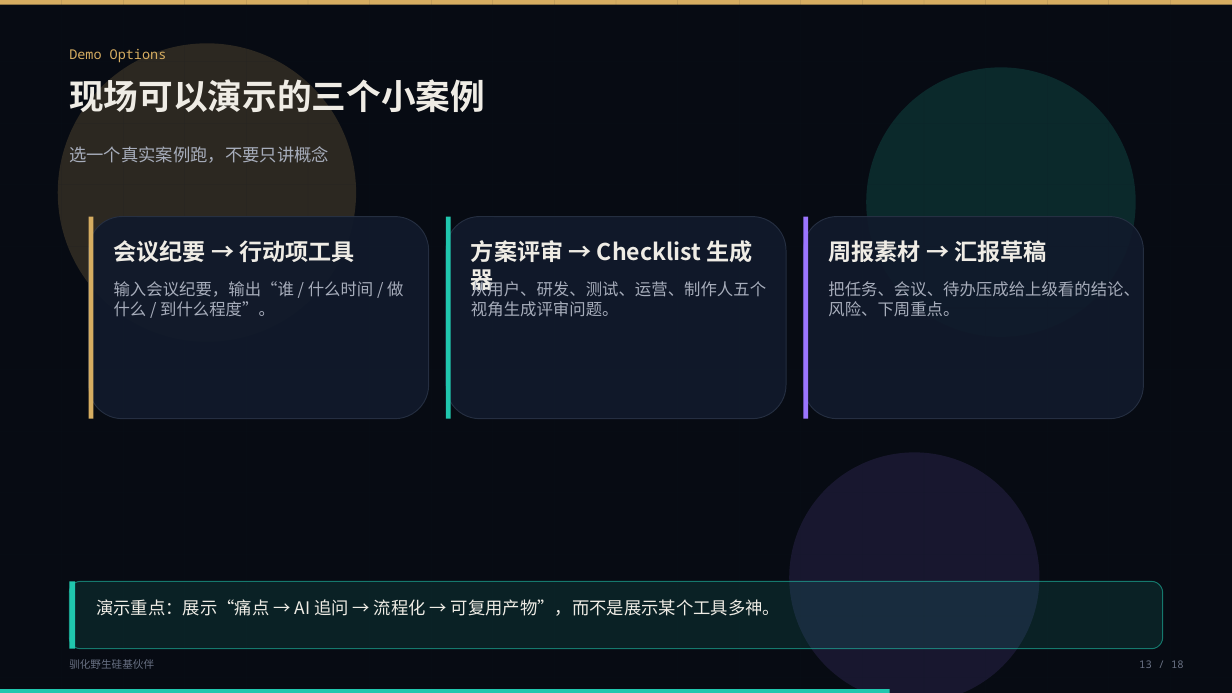
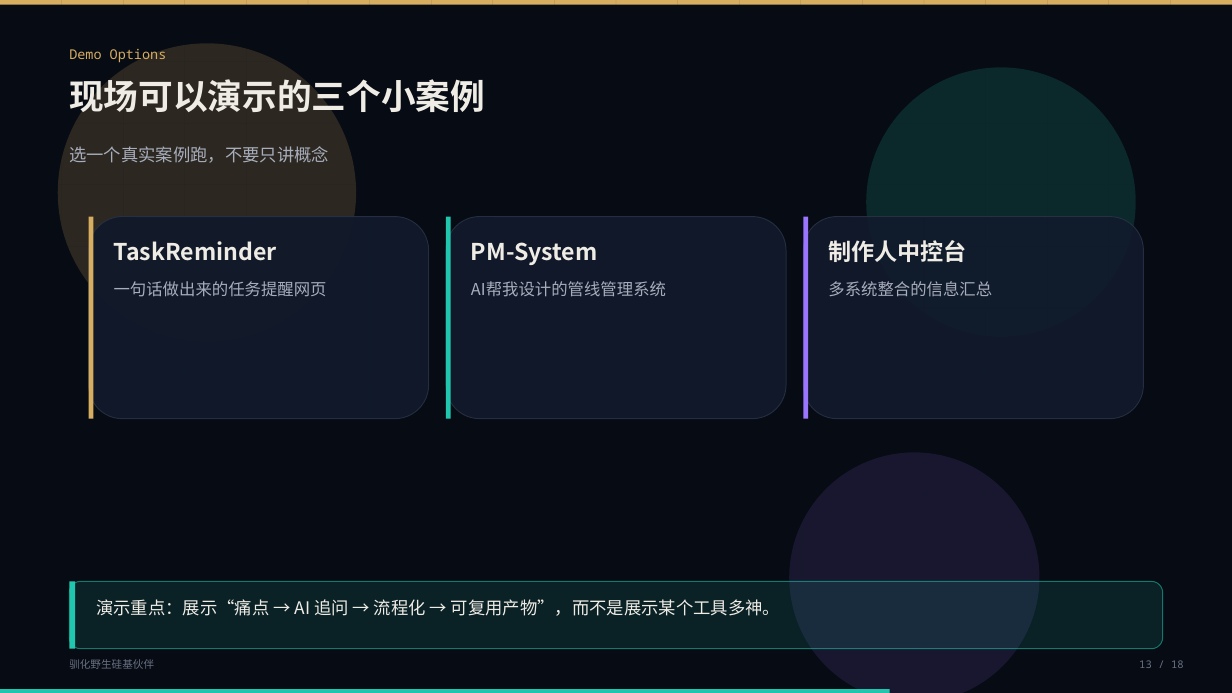
Before and after one commit to SunGrissy/Hermes, a slide deck: slide 21 of 会议材料/驯化野生硅基伙伴_渐进披露版.pptx (slide 13 before the commit). Drawn at 1232x693 pixels with LibreOffice and Linux fonts; fonts in the diff are those of the drawing. Boxes give left, top, right and bottom in pixels: in the first picture for what was removed or moved away, otherwise in the second. Text is boxed around its words. In the diff, an @@ line names an element or a change of style, - is before the commit and + after.

```diff
--- a/会议材料/驯化野生硅基伙伴_渐进披露版.pptx
+++ b/会议材料/驯化野生硅基伙伴_渐进披露版.pptx
@@ text at bbox=[114, 241, 277, 261]: text changed @@
-会议纪要 → 行动项工具
+TaskReminder
@@ text at bbox=[471, 242, 598, 265]: text changed @@
-方案评审 → Checklist 生成器
+PM-System
@@ text at bbox=[828, 240, 967, 262]: text changed @@
-周报素材 → 汇报草稿
+制作人中控台
@@ text at bbox=[114, 281, 327, 297]: text changed @@
-输入会议纪要，输出“谁 / 什么时间 / 做什么 / 到什么程度”。
+一句话做出来的任务提醒网页
@@ text at bbox=[471, 281, 666, 297]: text changed @@
-从用户、研发、测试、运营、制作人五个视角生成评审问题。
+AI帮我设计的管线管理系统
@@ text at bbox=[828, 281, 992, 297]: text changed @@
-把任务、会议、待办压成给上级看的结论、风险、下周重点。
+多系统整合的信息汇总
```
Also in this commit, not shown: 9 other slides changed, 16 slides added, 1 slide removed, 1 other file.
